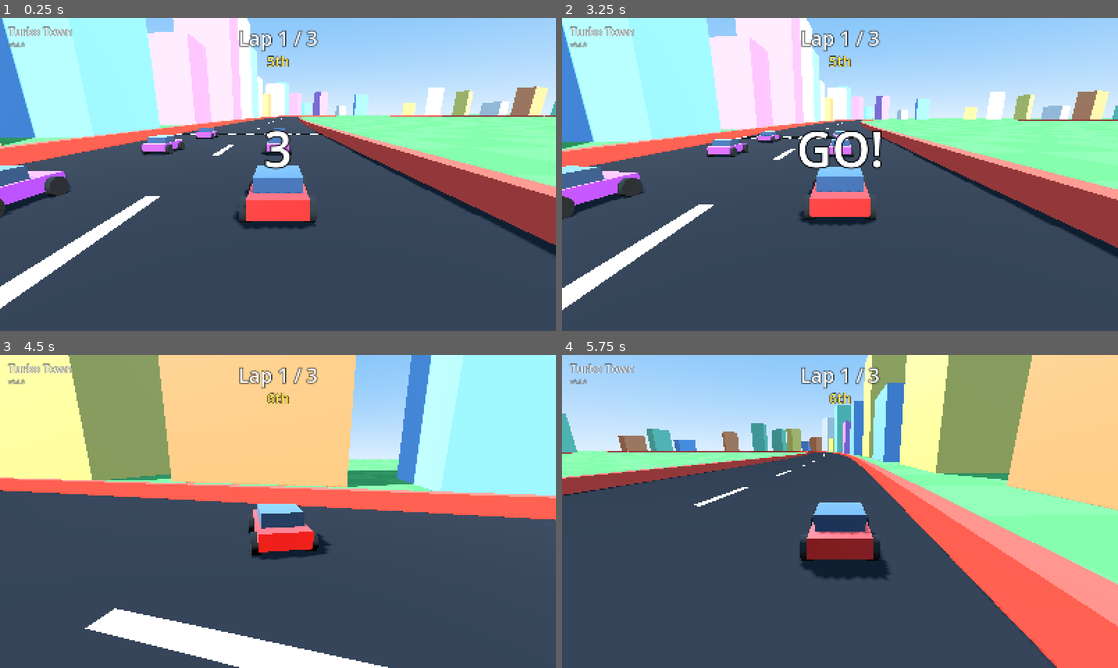
Above: before the commit, frames 1-4 (two rows, left to right).
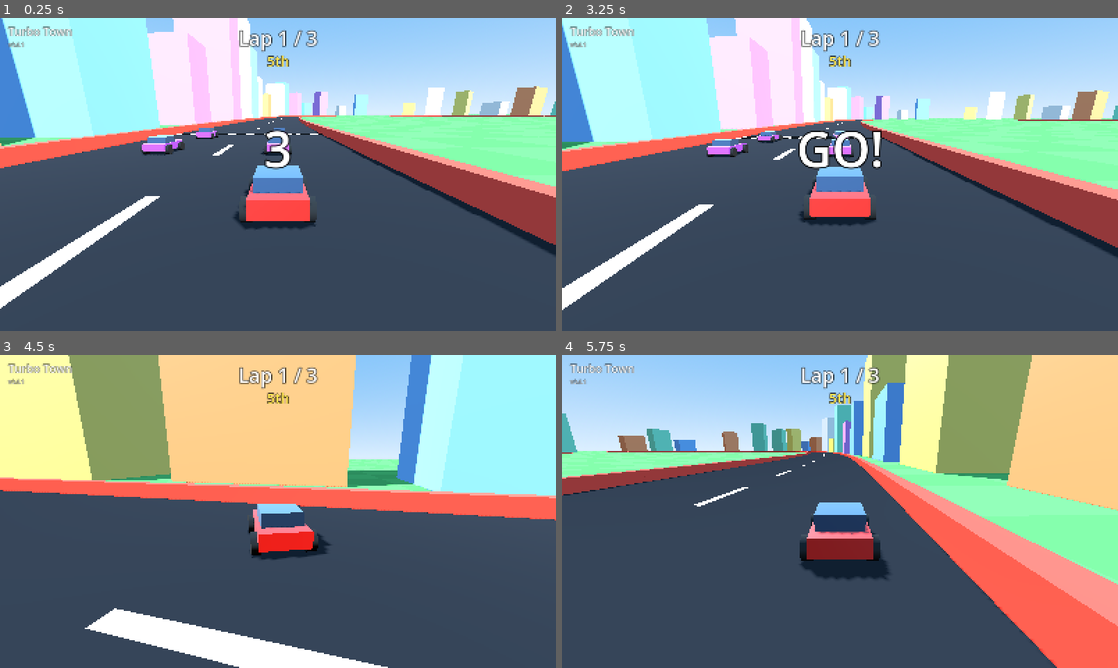
Above: after the commit, the same moments.

Repository: 84gareth/project-sam
Game: Godot game, scene res://scenes/race.tscn
Same seed, same stepped clock (60 frames per second), same inputs: the game is played once before the commit and once after it.
Inputs (mouse positions are in pixels of both pictures, inside the frame that each line leads up to):
- Up to frame 1 (0.25 s): no input
- Up to frame 2 (3.25 s): tap Enter (ui_accept) at 0.5, 0.77, 1.52, 2, 2.75, 3.02 s; move the mouse to (962, 158) at 0.52 s; hold D (steer_right) 0.53-1.28 s; click (962, 158) at 0.67 s; move the mouse to (728, 190) at 1.27 s; hold S (brake) 1.28-2.03 s; move the mouse to (895, 105) at 2.02 s; hold D (steer_right) 2.03-2.78 s; move the mouse to (812, 237) at 2.77 s; hold W (accelerate) from 2.78 s (still down); click (812, 237) at 2.92 s
- Up to frame 3 (4.5 s): move the mouse to (444, 558) at 3.52 s; release W (accelerate) at 3.53 s; hold A (steer_left) from 3.53 s (still down); tap Enter (ui_accept) at 3.77 s; move the mouse to (111, 464) at 4.27 s
- Up to frame 4 (5.75 s): tap Enter (ui_accept) at 4.52 s; move the mouse to (867, 511) at 5.02 s; release A (steer_left) at 5.03 s; hold S (brake) from 5.03 s (still down); click (867, 511) at 5.17 s

The runs differ from the first frame. In frame 1, 1.3% of the frame differs, in the area x 0-13%, y 8-64%; in frame 2, 1.6%, in the area x 0-15%, y 8-65%; in frame 3, less than 0.1%; in frame 4, less than 0.1%.

Commit message:
feat: four purple racers, not five (v0.4.1)
Sam's first race against them: "there should be 4 purple cars not 5,
otherwise good". Speedy goes (Sam's pick). Sam now starts alone on the
back row. Phase 4 gate passed.

Co-Authored-By: Claude Opus 5.5 <noreply@anthropic.com>

Diff:
--- a/project.godot
+++ b/project.godot
@@ -11,7 +11,7 @@
 [application]
 
 config/name="Turbo Town"
-config/version="0.4.0"
+config/version="0.4.1"
 run/main_scene="res://scenes/race.tscn"
 config/features=PackedStringArray("4.7", "GL Compatibility")
 config/icon="res://icon.svg"
--- a/scripts/race.gd
+++ b/scripts/race.gd
@@ -1,5 +1,5 @@
 extends Node3D
-## A race on Sam's track: Sam against five purple computer racers.
+## A race on Sam's track: Sam against four purple computer racers.
 ## 3, 2, 1, GO!, then 3 laps. Places show under the lap counter, and a
 ## results panel appears when Sam finishes. A / Enter / Space races again.
 ## (Sam's choices: docs/racers-spec.md.)
@@ -17,7 +17,6 @@
 	{"name": "Bumper", "slot": 1, "lane": 3.0, "skill": 0.90},
 	{"name": "Wobble", "slot": 2, "lane": 4.5, "skill": 0.88},
 	{"name": "Turbo Tim", "slot": 3, "lane": -4.5, "skill": 0.93},
-	{"name": "Speedy", "slot": 5, "lane": 0.0, "skill": 0.92},
 ]
 
 @export var laps: int = 3
--- a/tests/live/test_race_live.gd
+++ b/tests/live/test_race_live.gd
@@ -39,9 +39,9 @@
 	for r: Dictionary in _race.racers:
 		if r["name"] != "You" and _track.progress_fraction(r["car"].global_position) > f + 0.001:
 			ahead += 1
-	assert_eq(ahead, 4, "four racers on the rows in front")
+	assert_eq(ahead, 4, "all four racers in front")
 
-func test_five_purple_racers_with_silly_names() -> void:
+func test_four_purple_racers_with_silly_names() -> void:
 	await _start()
 	var names: Array[String] = []
 	for r: Dictionary in _race.racers:
@@ -49,7 +49,7 @@
 		if r["name"] != "You":
 			var body: MeshInstance3D = r["car"].get_node("Visual/Body")
 			assert_eq(body.material_override.albedo_color, _race.PURPLE, r["name"] + " is purple")
-	assert_eq(names, ["You", "Zoomy", "Bumper", "Wobble", "Turbo Tim", "Speedy"] as Array[String])
+	assert_eq(names, ["You", "Zoomy", "Bumper", "Wobble", "Turbo Tim"] as Array[String])
 
 func test_everyone_waits_for_go() -> void:
 	await _start(3.0)
@@ -112,5 +112,5 @@
 	assert_eq(seen, ["Lap 1 / 3", "Lap 2 / 3", "Lap 3 / 3", "Finished!"] as Array[String])
 	assert_true(_race.get_node("%Results").visible, "results showing")
 	var lines: PackedStringArray = _text("ResultsList").split("\n")
-	assert_eq(lines.size(), 6, "all six places")
+	assert_eq(lines.size(), 5, "all five places")
 	assert_eq(lines[0], "1st   You", "carried round that fast, Sam wins")
Not shown, changed: CLAUDE.md
Not shown, changed: docs/pitch.md
Not shown, changed: docs/racers-spec.md
Not shown, changed: docs/roadmap.md
